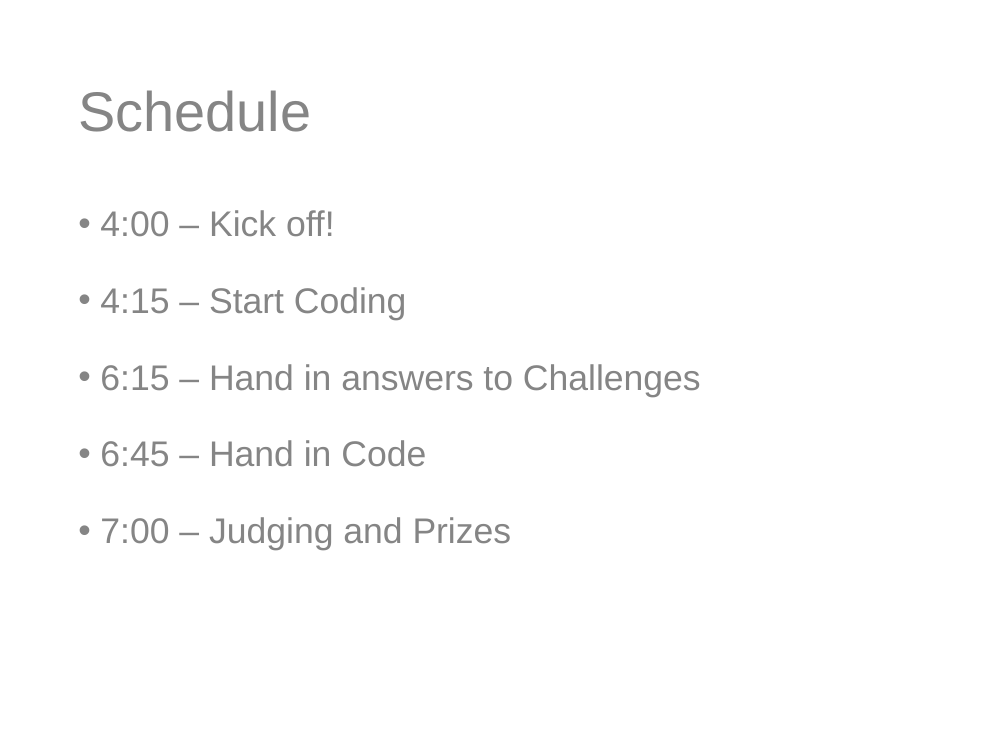
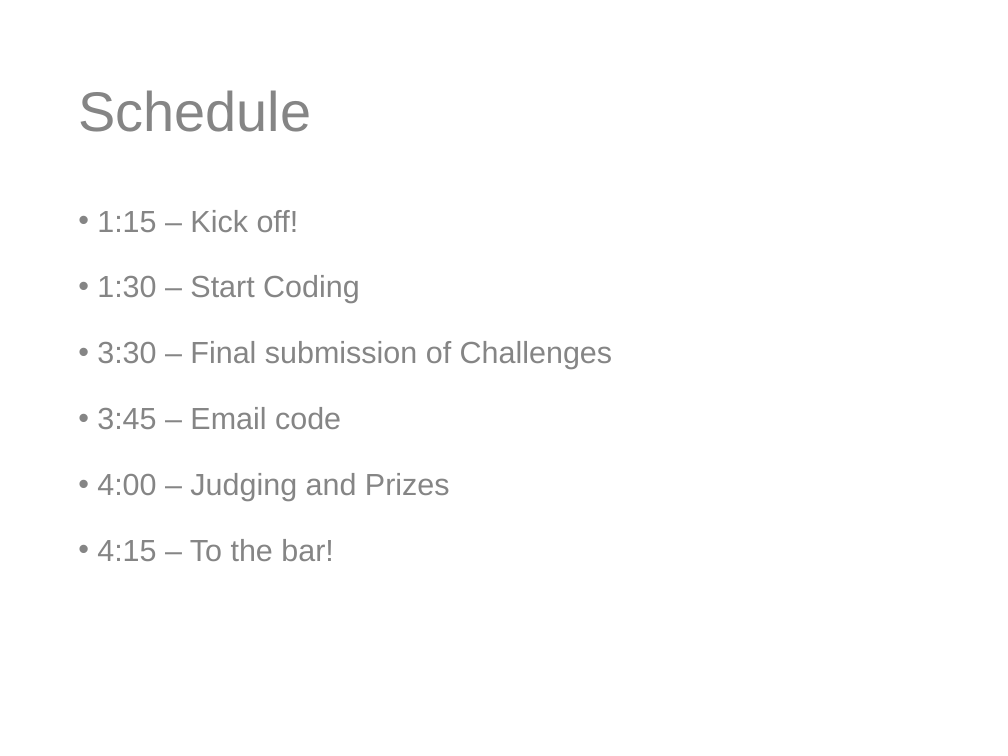
Before and after one commit to tpkelly/Hackathon, a slide deck: slide 7 of spec/Hackathon.pptx (slide 6 before the commit). Drawn at 1008x756 pixels with LibreOffice and Linux fonts; fonts in the diff are those of the drawing; background and template pictures are left out. Boxes give left, top, right and bottom in pixels: in the first picture for what was removed or moved away, otherwise in the second. Text is boxed around its words. In the diff, an @@ line names an element or a change of style, - is before the commit and + after.

```diff
--- a/spec/Hackathon.pptx
+++ b/spec/Hackathon.pptx
@@ text at [97, 210, 613, 561]: text changed; size 28 to 24 pt @@
-• 4:00 – Kick off!
-• 4:15 – Start Coding
-• 6:15 – Hand in answers to Challenges
-• 6:45 – Hand in Code
-• 7:00 – Judging and Prizes
+• 1:15 – Kick off!
+• 1:30 – Start Coding
+• 3:30 – Final submission of Challenges
+• 3:45 – Email code
+• 4:00 – Judging and Prizes
+• 4:15 – To the bar!
```
Also in this commit, not shown: 2 other slides changed, 1 slide added, 1 other file.
